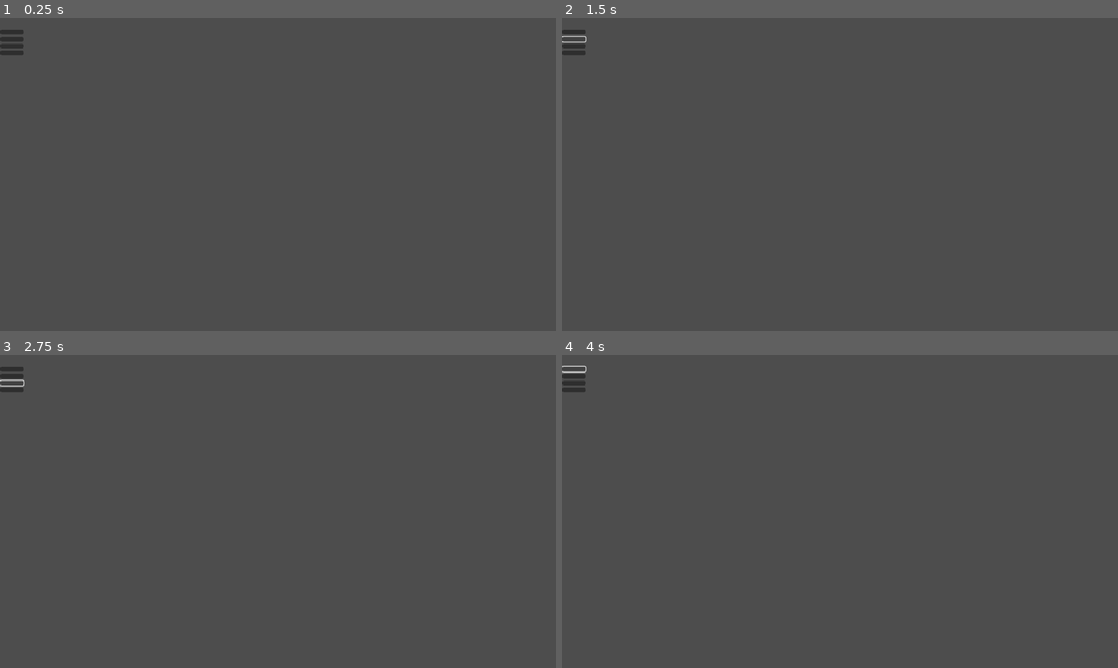
Above: before the commit, frames 1-4 (two rows, left to right).
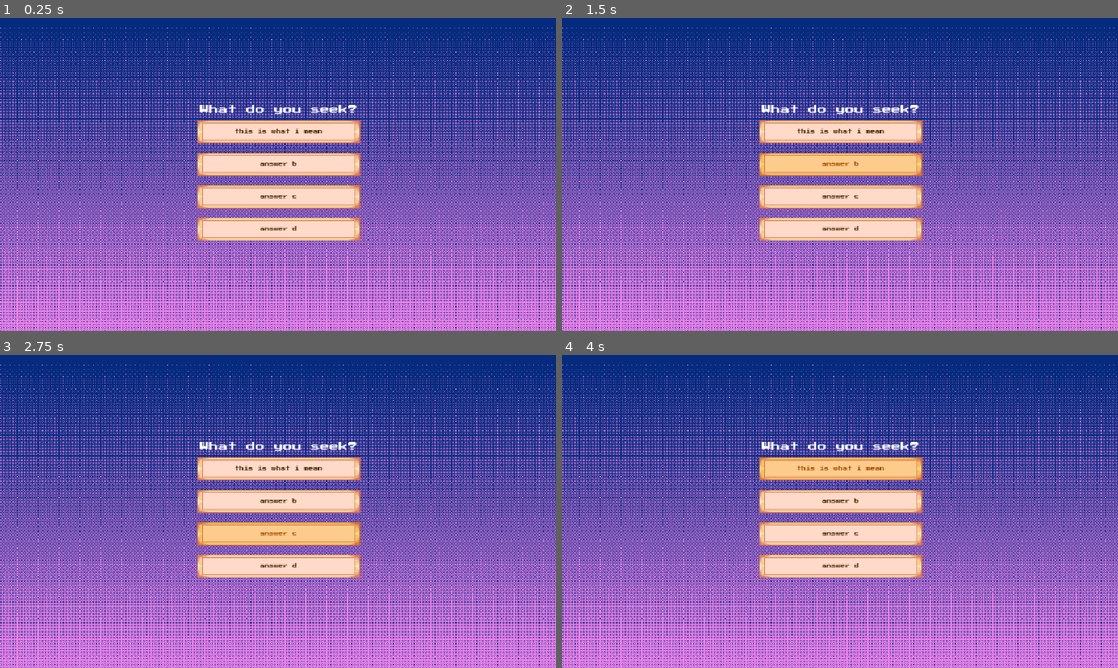
Above: after the commit, the same moments.

Repository: sewtotaleye/The-Moth-Inside
Game: Godot game, scene res://scenes/quiz/quiz_scene.tscn
Same seed, same stepped clock (60 frames per second), same inputs: the game is played once before the commit and once after it. This scene is started directly instead of the project's main scene.
Inputs (mouse positions are in pixels of both pictures, inside the frame that each line leads up to; where the layout moved, square brackets give the same spot in the first picture):
- Up to frame 1 (0.25 s): no input
- Up to frame 2 (1.5 s): click (840, 130) [573, 30] at 0.5 s; click (840, 165) [573, 39] at 1.25 s
- Up to frame 3 (2.75 s): click (278, 533) [11, 383] at 2 s
- Up to frame 4 (4 s): click (840, 564) [573, 389] at 2.75 s; click (840, 467) [573, 367] at 3.5 s

The runs differ from the first frame. In frame 1, 100% of the frame differs, in the area x 0-100%, y 0-100%; in frame 2, 100%; in frame 3, 100%; in frame 4, 100%.
Error before the commit: Invalid assignment of property or key 'txt' with value of type 'String' on a base object of type 'null instance'. (res://scripts/quiz.gd:25)
Error after the commit: Invalid assignment of property or key 'txt' with value of type 'String' on a base object of type 'Label'. (res://scripts/quiz.gd:25)

Commit message:
Just commiting for transparency again

Diff:
--- /dev/null
+++ b/the-moth-inside/assets/ui/pixel_ui_theme.tres
@@ -0,0 +1,49 @@
+[gd_resource type="Theme" load_steps=8 format=3 uid="uid://2u73dho8wklv"]
+
+[ext_resource type="Texture2D" uid="uid://sm8v5hb5r62s" path="res://assets/ui/button.png" id="1_5i01l"]
+[ext_resource type="FontFile" uid="uid://dd52jfoucqhvk" path="res://assets/ui/PressStart2P-Regular.ttf" id="2_e4qww"]
+
+[sub_resource type="StyleBoxTexture" id="StyleBoxTexture_e4qww"]
+content_margin_left = 8.0
+content_margin_top = 6.0
+content_margin_right = 8.0
+content_margin_bottom = 6.0
+
+[sub_resource type="StyleBoxTexture" id="StyleBoxTexture_lno6c"]
+content_margin_left = 8.0
+content_margin_top = 6.0
+content_margin_right = 8.0
+content_margin_bottom = 6.0
+
+[sub_resource type="StyleBoxTexture" id="StyleBoxTexture_cfjlr"]
+content_margin_left = 8.0
+content_margin_top = 6.0
+content_margin_right = 8.0
+content_margin_bottom = 6.0
+
+[sub_resource type="StyleBoxTexture" id="StyleBoxTexture_0kob6"]
+content_margin_left = 8.0
+content_margin_top = 6.0
+content_margin_right = 8.0
+content_margin_bottom = 6.0
+
+[sub_resource type="StyleBoxTexture" id="StyleBoxTexture_pgp2o"]
+content_margin_left = 8.0
+content_margin_top = 6.0
+content_margin_right = 8.0
+content_margin_bottom = 6.0
+
+[resource]
+default_font = ExtResource("2_e4qww")
+Button/colors/font_color = Color(0.27157, 0.144938, 0.00754551, 1)
+Button/colors/font_hover_color = Color(0.641306, 0.303498, 0, 1)
+Button/colors/font_outline_color = Color(0, 0, 0, 1)
+Button/colors/icon_hover_color = Color(0.992157, 0.933333, 0.701961, 1)
+Button/colors/icon_pressed_color = Color(0.631373, 0.666667, 0.737255, 1)
+Button/font_sizes/font_size = 8
+Button/icons/icon = ExtResource("1_5i01l")
+Button/styles/disabled = SubResource("StyleBoxTexture_e4qww")
+Button/styles/focus = SubResource("StyleBoxTexture_lno6c")
+Button/styles/hover = SubResource("StyleBoxTexture_cfjlr")
+Button/styles/normal = SubResource("StyleBoxTexture_0kob6")
+Button/styles/pressed = SubResource("StyleBoxTexture_pgp2o")
--- a/the-moth-inside/scenes/quiz/quiz_scene.tscn
+++ b/the-moth-inside/scenes/quiz/quiz_scene.tscn
@@ -1,28 +1,66 @@
-[gd_scene load_steps=2 format=3 uid="uid://cwdmrbq44isnx"]
+[gd_scene load_steps=4 format=3 uid="uid://cwdmrbq44isnx"]
 
 [ext_resource type="Script" uid="uid://8l7ilyiqu3jg" path="res://scripts/quiz.gd" id="1_llmhn"]
+[ext_resource type="Texture2D" uid="uid://dc4yb44jqxel7" path="res://assets/backgrounds/main_background.png" id="2_wnkpi"]
+[ext_resource type="Theme" uid="uid://2u73dho8wklv" path="res://assets/ui/pixel_ui_theme.tres" id="3_wj6wd"]
 
 [node name="QuizScene" type="Control"]
 layout_mode = 3
-anchors_preset = 0
+anchors_preset = 15
+anchor_right = 1.0
+anchor_bottom = 1.0
+grow_horizontal = 2
+grow_vertical = 2
 script = ExtResource("1_llmhn")
 
-[node name="VBoxContainer" type="VBoxContainer" parent="."]
-layout_mode = 0
-offset_right = 40.0
-offset_bottom = 40.0
+[node name="background" type="TextureRect" parent="."]
+layout_mode = 1
+anchors_preset = 15
+anchor_right = 1.0
+anchor_bottom = 1.0
+grow_horizontal = 2
+grow_vertical = 2
+texture = ExtResource("2_wnkpi")
 
-[node name="Question" type="Label" parent="VBoxContainer"]
+[node name="CenterContainer" type="CenterContainer" parent="."]
+layout_mode = 1
+anchors_preset = 15
+anchor_right = 1.0
+anchor_bottom = 1.0
+grow_horizontal = 2
+grow_vertical = 2
+
+[node name="VBoxContainer" type="VBoxContainer" parent="CenterContainer"]
+custom_minimum_size = Vector2(280, 0)
 layout_mode = 2
 
-[node name="Answer1" type="Button" parent="VBoxContainer"]
+[node name="Question" type="Label" parent="CenterContainer/VBoxContainer"]
+custom_minimum_size = Vector2(280, 0)
 layout_mode = 2
+text = "What do you seek?"
+horizontal_alignment = 1
+autowrap_mode = 1
 
-[node name="Answer2" type="Button" parent="VBoxContainer"]
+[node name="Answer1" type="Button" parent="CenterContainer/VBoxContainer"]
 layout_mode = 2
+theme = ExtResource("3_wj6wd")
+text = "this is what i mean"
+icon_alignment = 1
 
-[node name="Answer3" type="Button" parent="VBoxContainer"]
+[node name="Answer2" type="Button" parent="CenterContainer/VBoxContainer"]
 layout_mode = 2
+theme = ExtResource("3_wj6wd")
+text = "answer b"
+icon_alignment = 1
 
-[node name="Answer4" type="Button" parent="VBoxContainer"]
+[node name="Answer3" type="Button" parent="CenterContainer/VBoxContainer"]
 layout_mode = 2
+theme = ExtResource("3_wj6wd")
+text = "answer c"
+icon_alignment = 1
+
+[node name="Answer4" type="Button" parent="CenterContainer/VBoxContainer"]
+layout_mode = 2
+theme = ExtResource("3_wj6wd")
+text = "answer d"
+icon_alignment = 1
--- a/the-moth-inside/scripts/quiz.gd
+++ b/the-moth-inside/scripts/quiz.gd
@@ -3,12 +3,12 @@
 var current_question = 0
 var traits = {} #player earned traits for fnl mothhhh
 
-@onready var question_label = $VBoxContainer/Label
+@onready var question_label = $CenterContainer/VBoxContainer/Question
 @onready var answer_buttons = [
-	$VBoxContainer/Answer1,
-	$VBoxContainer/Answer2,
-	$VBoxContainer/Answer3,
-	$VBoxContainer/Answer4
+	$CenterContainer/VBoxContainer/Answer1,
+	$CenterContainer/VBoxContainer/Answer2,
+	$CenterContainer/VBoxContainer/Answer3,
+	$CenterContainer/VBoxContainer/Answer4
 ]
 func _ready():
 	load_questions()
Binary file added: the-moth-inside/assets/ui/button-hover.png
Not shown, added: the-moth-inside/assets/ui/button-hover.png.import
Binary file added: the-moth-inside/assets/ui/button-press.png
Not shown, added: the-moth-inside/assets/ui/button-press.png.import
Binary file changed: the-moth-inside/assets/ui/button.png
